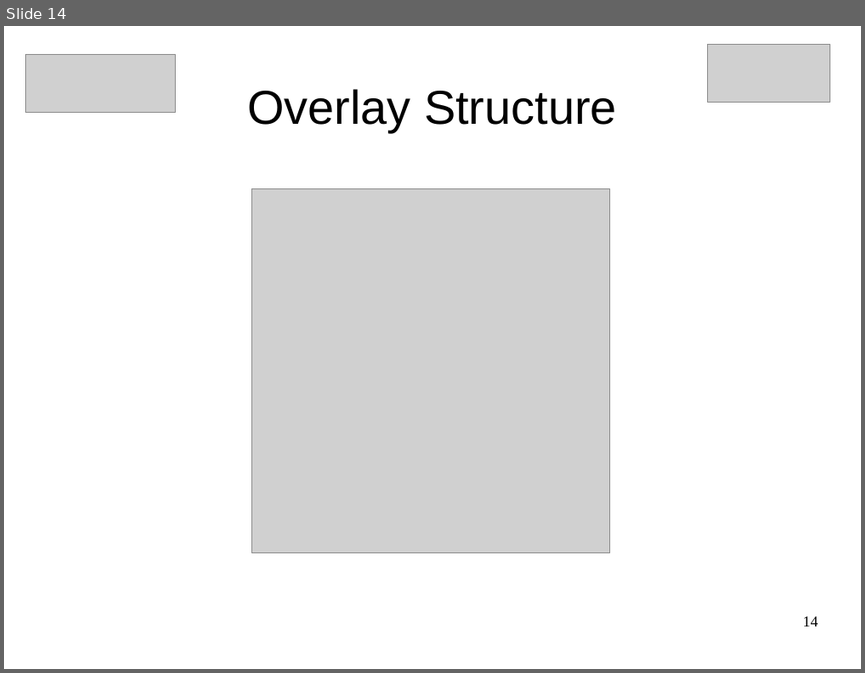
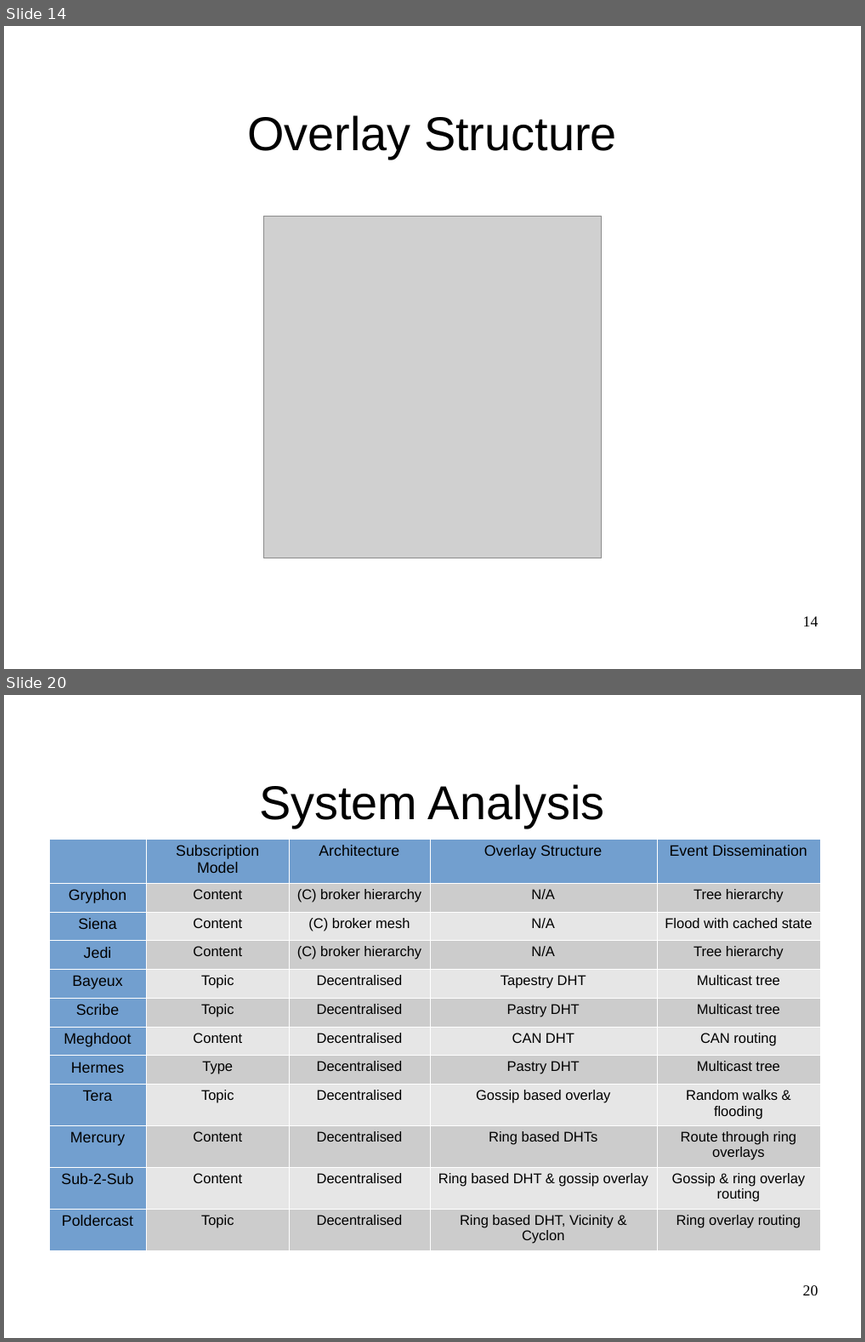
Before and after one commit to JGAntunes/pulsarcast, a slide deck: project-report/presentation.odp. Shown one above the other, each under a label of ours: slide 14 before the commit, slides 14 and 20 after it; the slides between them are not shown. The pictures are 865x673 and 865x1342 pixels, drawn with LibreOffice and Linux fonts; fonts in the diff are those of the drawing; grey boxes stand for pictures; background and template pictures are left out. Boxes give left, top, right and bottom in pixels: in the first picture for what was removed or moved away, otherwise in the second. Text is boxed around its words. In the diff, an @@ line names an element or a change of style, - is before the commit and + after.

Commit message:
presentation: adding system anylisis

```diff
--- a/project-report/presentation.odp
+++ b/project-report/presentation.odp
@@ slide 20 added at <box>4,695,861,1338</box>, background #FFFFFF @@
@@ title added at <box>259,784,605,828</box>, 44 pt, text #000000 @@
+System Analysis
@@ table added at <box>49,839,820,1247</box>, 12 rows, 5 columns @@
+ | Subscription Model | Architecture | Overlay Structure | Event Dissemination
+Gryphon | Content | (C) broker hierarchy | N/A | Tree hierarchy
+Siena | Content | (C) broker mesh | N/A | Flood with cached state
+Jedi | Content | (C) broker hierarchy | N/A | Tree hierarchy
+Bayeux | Topic | Decentralised | Tapestry DHT | Multicast tree
+Scribe | Topic | Decentralised | Pastry DHT | Multicast tree
+Meghdoot | Content | Decentralised | CAN DHT | CAN routing
+Hermes | Type | Decentralised | Pastry DHT | Multicast tree
+Tera | Topic | Decentralised | Gossip based overlay | Random walks & flooding
+Mercury | Content | Decentralised | Ring based DHTs | Route through ring overlays
+Sub-2-Sub | Content | Decentralised | Ring based DHT & gossip overlay | Gossip & ring overlay routing
+Poldercast | Topic | Decentralised | Ring based DHT, Vicinity & Cyclon | Ring overlay routing
@@ page number added at <box>803,1285,818,1295</box>, 14 pt, text #000000 @@
+20
@@ slide 14 changed as well @@
@@ picture removed at <box>709,45,831,102</box> @@
@@ picture removed at <box>26,54,175,113</box> @@
@@ title "Overlay Structure": place and size @@
-title "Overlay Structure" at <box>247,89,616,132</box>
+title "Overlay Structure" at <box>247,115,616,159</box>
@@ picture: place and size @@
-picture at <box>251,188,610,552</box>
+picture at <box>264,216,601,558</box>
```
Also in this commit, not shown: 14 other slides changed, 5 other slides added.
